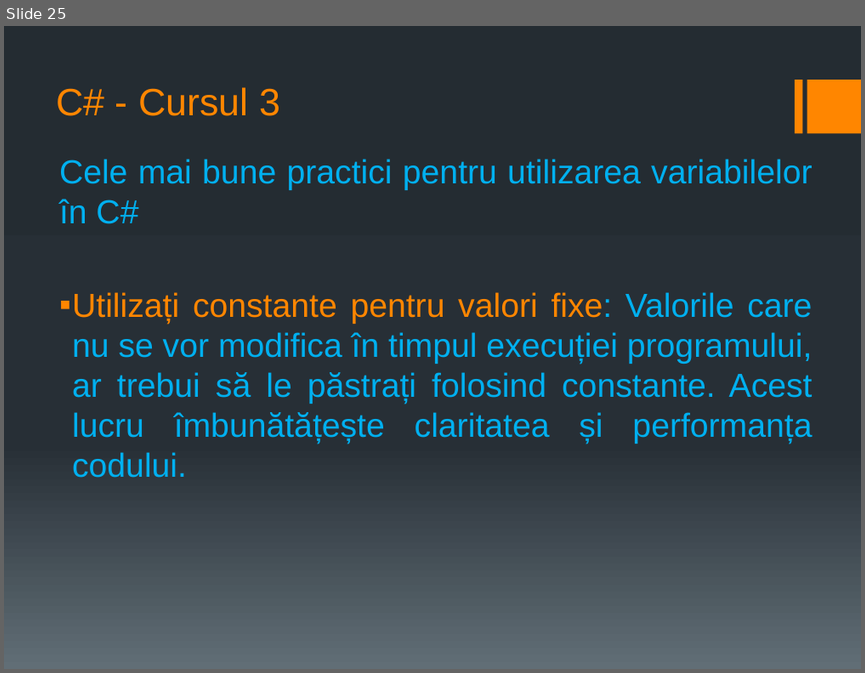
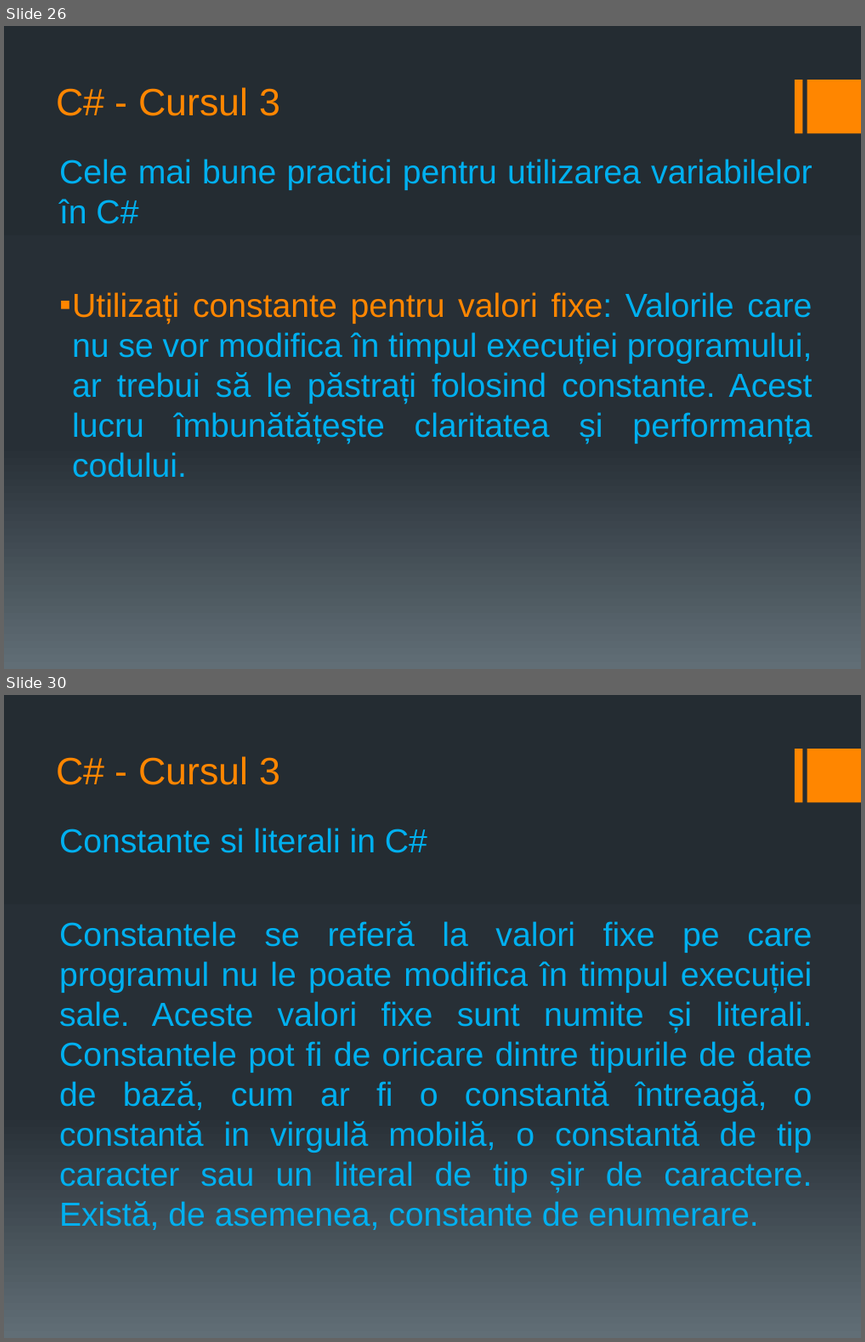
Before and after one commit to PelleRemus/Geoinformatica_Promotia_2025_2028, a slide deck: AlgoritmiSiStructuriDeDate1/Cursuri/cursul 3.pptx. Shown one above the other, each under a label of ours: slide 25 before the commit, slides 26 and 30 after it; the slides between them are not shown. The pictures are 865x673 and 865x1342 pixels, drawn with LibreOffice and Linux fonts; fonts in the diff are those of the drawing. Boxes give left, top, right and bottom in pixels: in the first picture for what was removed or moved away, otherwise in the second. Text is boxed around its words. In the diff, an @@ line names an element or a change of style, - is before the commit and + after.

Commit message:
structuri, enumeratii, constante; algoritmul pentru verificarea daca un numar este prim

```diff
--- a/AlgoritmiSiStructuriDeDate1/Cursuri/cursul 3.pptx
+++ b/AlgoritmiSiStructuriDeDate1/Cursuri/cursul 3.pptx
@@ slide 30 added at (x1=4, y1=695, x2=861, y2=1338), background gradient #242C33 to #273037 to #636D76; not listed: 2 template elements that a slide beside it also shows @@
@@ title added at (x1=56, y1=756, x2=280, y2=785), 32 pt, text #FF8600 @@
+C# - Cursul 3
@@ text added at (x1=59, y1=828, x2=812, y2=1230), 28 pt, text #00B0F0 @@
+Constante si literali in C#
+Constantele se referă la valori fixe pe care programul nu le poate modifica în timpul execuției sale. Aceste valori fixe sunt numite și literali. Constantele pot fi de oricare dintre tipurile de date de bază, cum ar fi o constantă întreagă, o constantă in virgulă mobilă, o constantă de tip caracter sau un literal de tip șir de caractere. Există, de asemenea, constante de enumerare.
@@ what was slide 25 is now slide 26 @@
```
Also in this commit, not shown: 2 slides changed, 22 other slides added, 5 other files.
